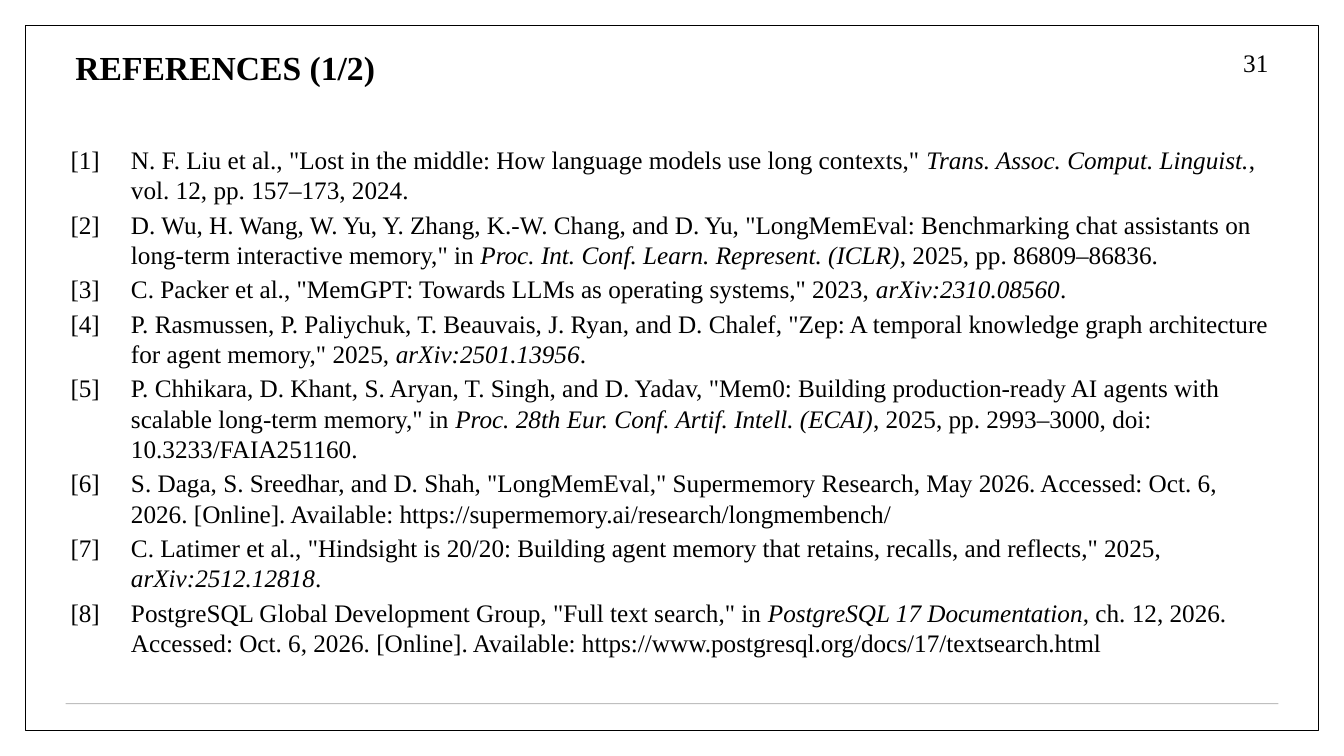
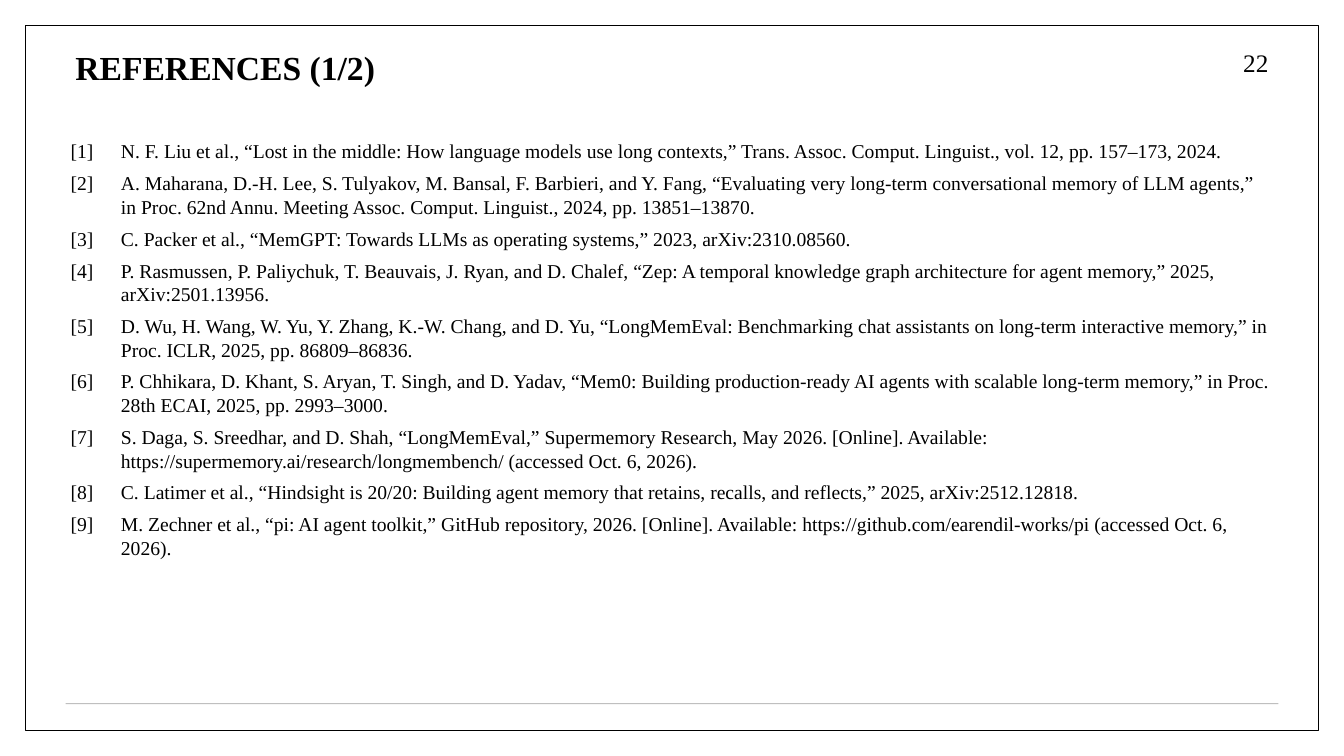
Before and after one commit to aryaniyaps/sdp-2026, a slide deck: slide 22 of P1_R2_13.pptx (slide 31 before the commit). Drawn at 1344x756 pixels with LibreOffice and Linux fonts; fonts in the diff are those of the drawing. Boxes give left, top, right and bottom in pixels: in the first picture for what was removed or moved away, otherwise in the second. Text is boxed around its words. In the diff, an @@ line names an element or a change of style, - is before the commit and + after.

```diff
--- a/P1_R2_13.pptx
+++ b/P1_R2_13.pptx
@@ page number at [1243,55,1268,72]: text changed @@
-31
+22
@@ text at [71,144,1269,559]: text changed; size 18 to 14 pt @@
-[1] N. F. Liu et al., "Lost in the middle: How language models use long contexts," Trans. Assoc. Comput. Linguist., vol. 12, pp. 157–173, 2024.
-[2] D. Wu, H. Wang, W. Yu, Y. Zhang, K.-W. Chang, and D. Yu, "LongMemEval: Benchmarking chat assistants on long-term interactive memory," in Proc. Int. Conf. Learn. Represent. (ICLR), 2025, pp. 86809–86836.
-[3] C. Packer et al., "MemGPT: Towards LLMs as operating systems," 2023, arXiv:2310.08560.
-[4] P. Rasmussen, P. Paliychuk, T. Beauvais, J. Ryan, and D. Chalef, "Zep: A temporal knowledge graph architecture for agent memory," 2025, arXiv:2501.13956.
-[5] P. Chhikara, D. Khant, S. Aryan, T. Singh, and D. Yadav, "Mem0: Building production-ready AI agents with scalable long-term memory," in Proc. 28th Eur. Conf. Artif. Intell. (ECAI), 2025, pp. 2993–3000, doi: 10.3233/FAIA251160.
-[6] S. Daga, S. Sreedhar, and D. Shah, "LongMemEval," Supermemory Research, May 2026. Accessed: Oct. 6, 2026. [Online]. Available: https://supermemory.ai/research/longmembench/
-[7] C. Latimer et al., "Hindsight is 20/20: Building agent memory that retains, recalls, and reflects," 2025, arXiv:2512.12818.
-[8] PostgreSQL Global Development Group, "Full text search," in PostgreSQL 17 Documentation, ch. 12, 2026. Accessed: Oct. 6, 2026. [Online]. Available: https://www.postgresql.org/docs/17/textsearch.html
+[1] N. F. Liu et al., “Lost in the middle: How language models use long contexts,” Trans. Assoc. Comput. Linguist., vol. 12, pp. 157–173, 2024.
+[2] A. Maharana, D.-H. Lee, S. Tulyakov, M. Bansal, F. Barbieri, and Y. Fang, “Evaluating very long-term conversational memory of LLM agents,” in Proc. 62nd Annu. Meeting Assoc. Comput. Linguist., 2024, pp. 13851–13870.
+[3] C. Packer et al., “MemGPT: Towards LLMs as operating systems,” 2023, arXiv:2310.08560.
+[4] P. Rasmussen, P. Paliychuk, T. Beauvais, J. Ryan, and D. Chalef, “Zep: A temporal knowledge graph architecture for agent memory,” 2025, arXiv:2501.13956.
+[5] D. Wu, H. Wang, W. Yu, Y. Zhang, K.-W. Chang, and D. Yu, “LongMemEval: Benchmarking chat assistants on long-term interactive memory,” in Proc. ICLR, 2025, pp. 86809–86836.
+[6] P. Chhikara, D. Khant, S. Aryan, T. Singh, and D. Yadav, “Mem0: Building production-ready AI agents with scalable long-term memory,” in Proc. 28th ECAI, 2025, pp. 2993–3000.
+[7] S. Daga, S. Sreedhar, and D. Shah, “LongMemEval,” Supermemory Research, May 2026. [Online]. Available: https://supermemory.ai/research/longmembench/ (accessed Oct. 6, 2026).
+[8] C. Latimer et al., “Hindsight is 20/20: Building agent memory that retains, recalls, and reflects,” 2025, arXiv:2512.12818.
+[9] M. Zechner et al., “pi: AI agent toolkit,” GitHub repository, 2026. [Online]. Available: https://github.com/earendil-works/pi (accessed Oct. 6, 2026).
```
Also in this commit, not shown: 12 other slides changed, 10 slides added, 19 slides removed, 1 other file.
